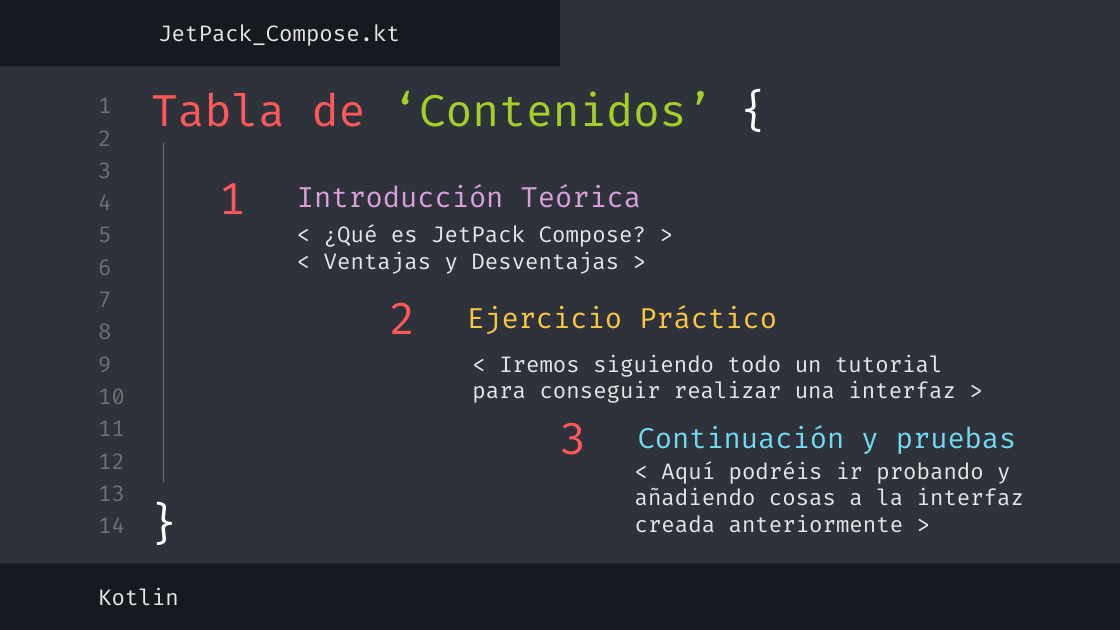
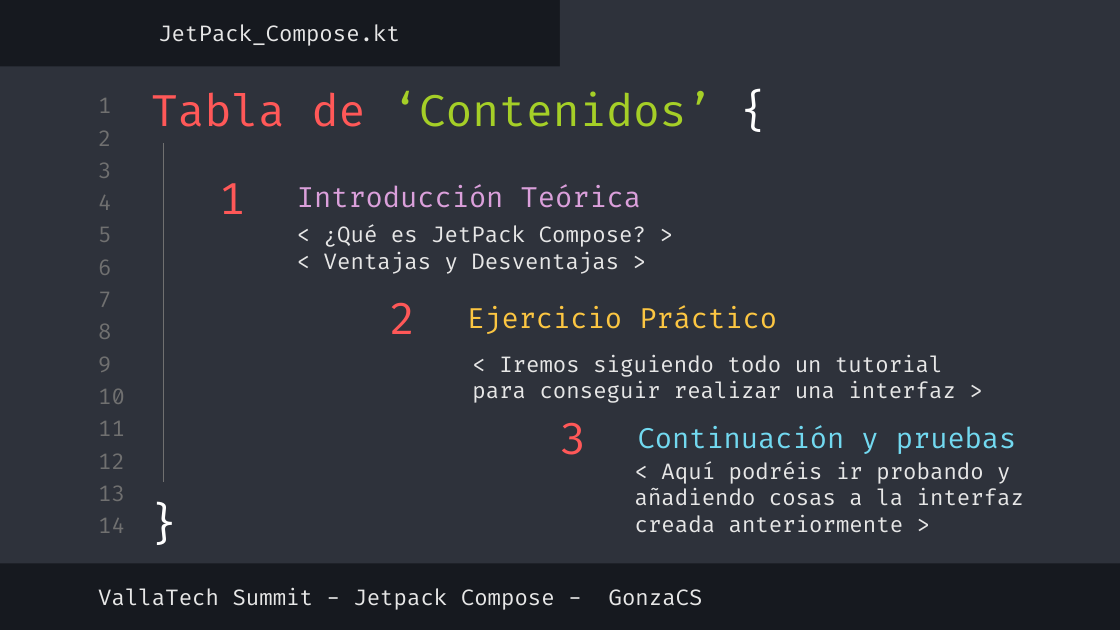
Before and after one commit to GonzaCS/vallaTechSummit-jetpack-compose, a slide deck: slide 3 of DevFest Jetpack Compose.pptx. Drawn at 1120x630 pixels with LibreOffice and Linux fonts; fonts in the diff are those of the drawing. Boxes give left, top, right and bottom in pixels: in the first picture for what was removed or moved away, otherwise in the second. Text is boxed around its words. In the diff, an @@ line names an element or a change of style, - is before the commit and + after.

```diff
--- a/DevFest Jetpack Compose.pptx
+++ b/DevFest Jetpack Compose.pptx
@@ subtitle removed at <box>98,588,179,606</box> @@
-Kotlin
@@ subtitle added at <box>98,588,703,610</box>, 14 pt, text #E7E7E7 @@
+VallaTech Summit - Jetpack Compose - GonzaCS
```
Also in this commit, not shown: 11 other slides changed, 9 slides added, 9 slides removed.
